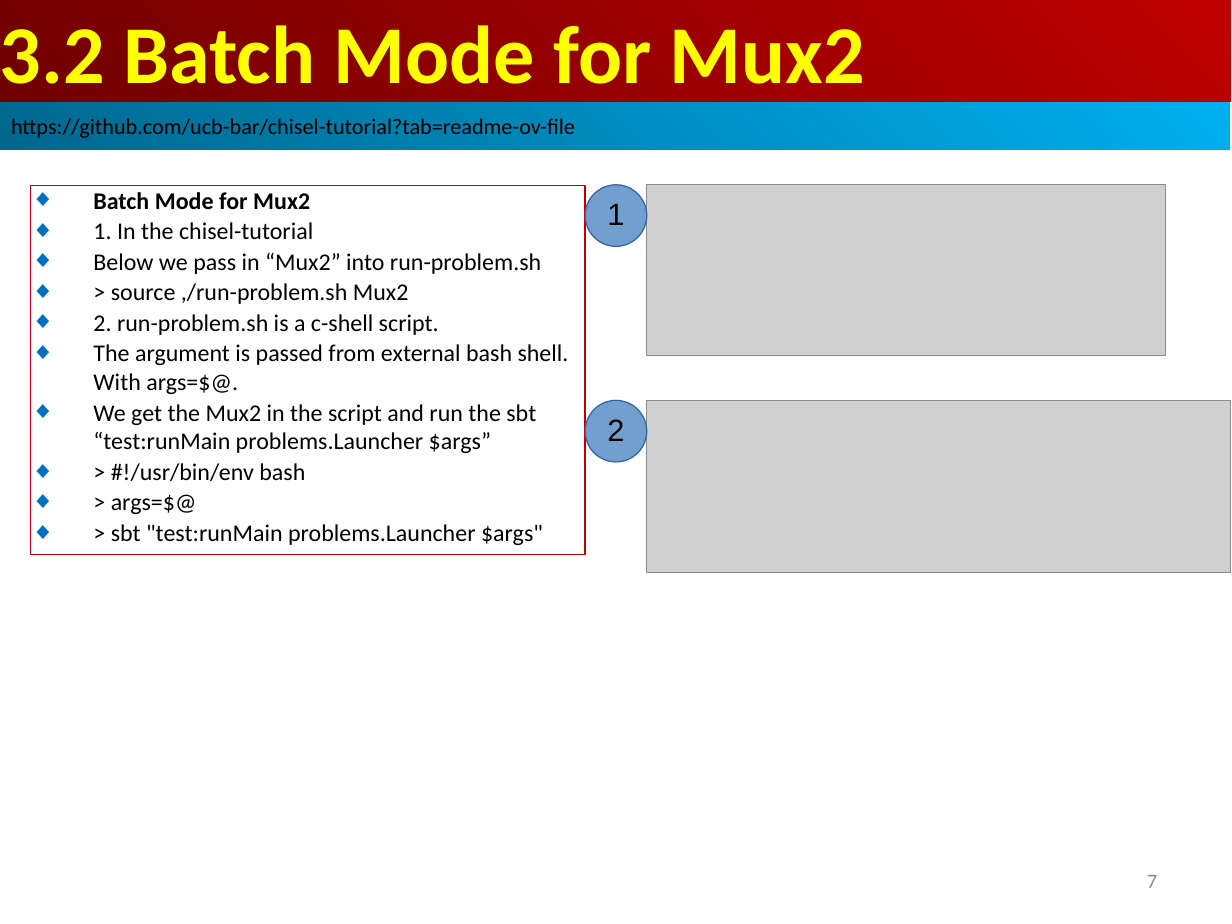
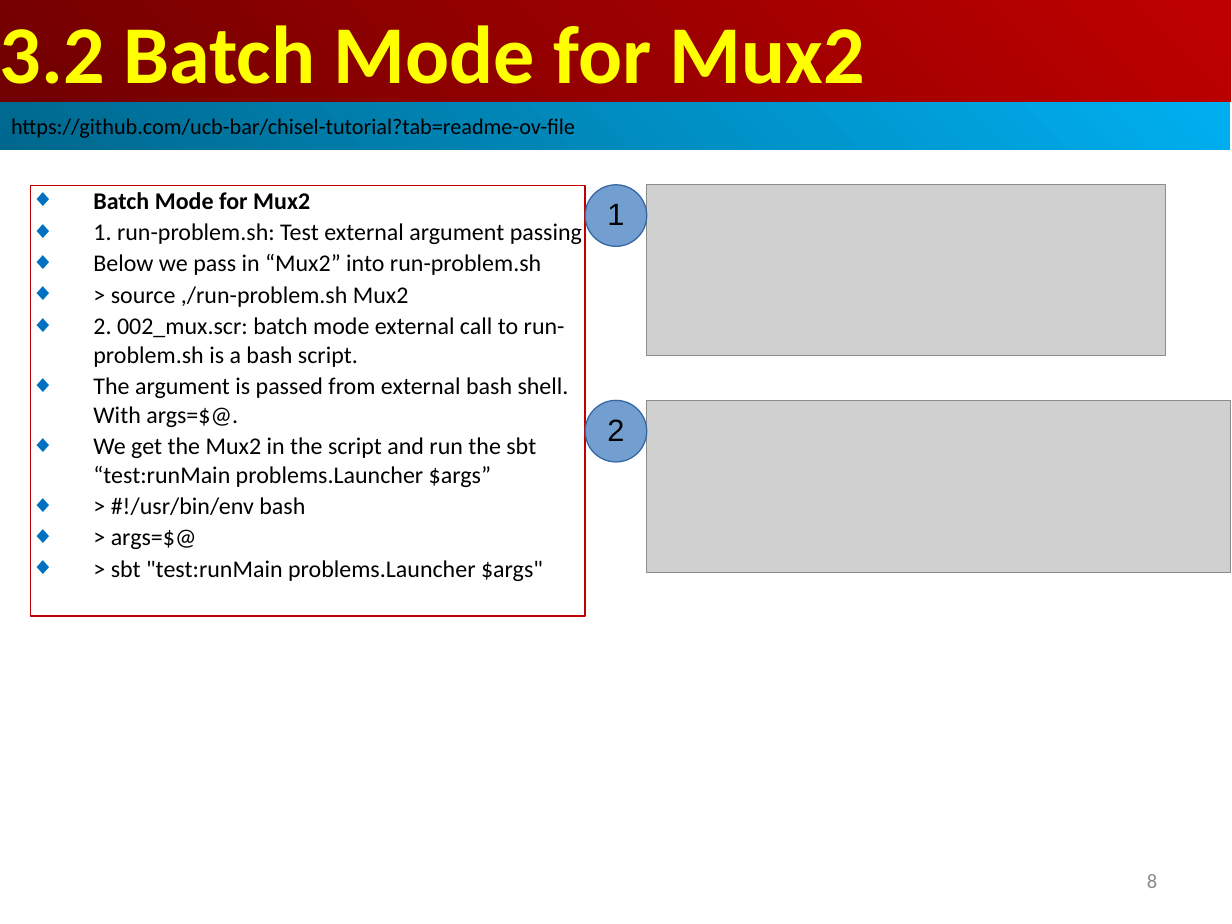
Before and after one commit to peterhchen/AIU_CS800_Chisel, a slide deck: slide 8 of 600_UCB_Chisel/003_Mux2/000_Video/003_Mux2.ppt (slide 7 before the commit). Drawn at 1232x924 pixels with LibreOffice and Linux fonts; fonts in the diff are those of the drawing; grey boxes stand for pictures. Boxes give left, top, right and bottom in pixels: in the first picture for what was removed or moved away, otherwise in the second. Text is boxed around its words. In the diff, an @@ line names an element or a change of style, - is before the commit and + after.

```diff
--- a/600_UCB_Chisel/003_Mux2/000_Video/003_Mux2.ppt
+++ b/600_UCB_Chisel/003_Mux2/000_Video/003_Mux2.ppt
@@ rectangle "Batch Mode for Mux2": place and size @@
-rectangle "Batch Mode for Mux2" at (31,185,585,554)
+rectangle "Batch Mode for Mux2" at (31,185,585,616)
@@ text in rectangle at (93,223,582,244): text changed @@
-◆ 1. In the chisel-tutorial
+◆ 1. run-problem.sh: Test external argument passing
@@ text in rectangle at (93,317,565,367): text changed @@
-◆ 2. run-problem.sh is a c-shell script.
+◆ 2. 002_mux.scr: batch mode external call to run-problem.sh is a bash script.
@@ page number at (1147,874,1157,888): text changed @@
-7
+8
```
Also in this commit, not shown: 1 slide added.
